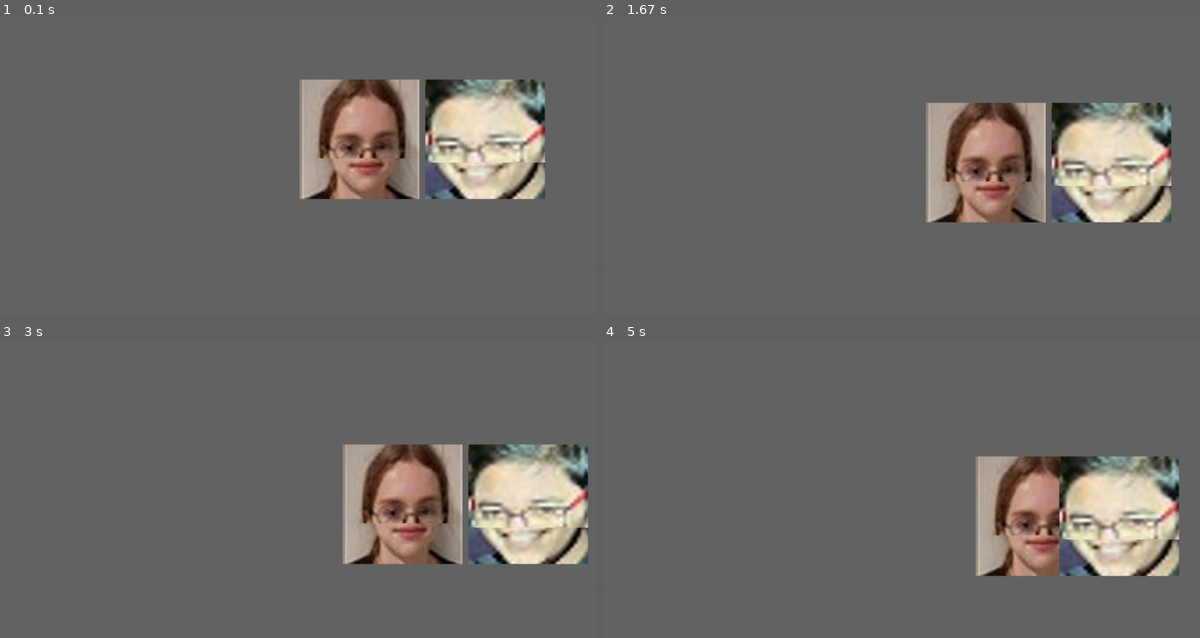
Above: before the commit, frames 1-4 (two rows, left to right).
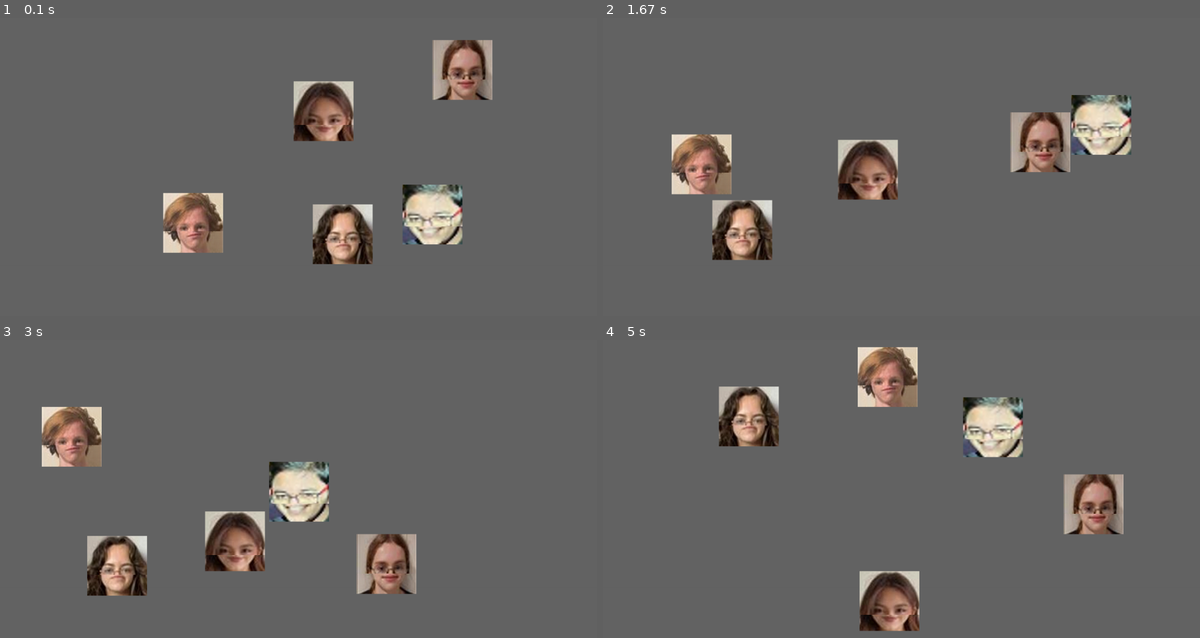
Above: after the commit, the same moments.

Repository: Fizzchimp/PyGame-Test
Game: pygame game, started from main.py
The game is run twice, just before and just after one commit, with the same random seed, the same clock (stepped at 60 frames per second) and the same inputs.
Inputs:
- Up to frame 1 (0.1 s): no input
- Up to frame 2 (1.67 s): no input
- Up to frame 3 (3 s): no input
- Up to frame 4 (5 s): no input

The runs differ from the first frame. In frame 1, 22% of the frame differs, in the area x 27-92%, y 7-83%; in frame 2, 21%; in frame 3, 24%, in the area x 6-99%, y 22-86%; in frame 4, 21%.

Commit message:
Physics finished

Diff:
--- a/main.py
+++ b/main.py
@@ -11,11 +11,11 @@
         self.screenDims = (WIDTH, HEIGHT)
         self.point = self.pos = [WIDTH / 2, HEIGHT / 2]
         self.lines = []
-        self.boxes = [Box([200,200], [500, 100], [1, 1], "03_sopie.png"),
-                      Box([200, 200], [710, 100], [1, 1], "01_krish.png")]
-                    #   Box([100, 100], [500, 100], [1, -0.25], "04_hana.png"),
-                    #   Box([100, 100], [500, 300], [1, -0.25], "05_ella.png"),
-                    #   Box([100, 100], [300, 300], [1, -0.25], "06_rob.png")]
+        self.boxes = [Box([100, 100], [700, 50], [1, -0.5], "03_sopie.png"),
+                      Box([100, 100], [700, 254], [-1, 1], "01_krish.png"),
+                      Box([100, 100], [500, 100], [-0.25, 0.25], "04_hana.png"),
+                      Box([100, 100], [500, 300], [1, 0.5], "05_ella.png"),
+                      Box([100, 100], [300, 300], [-1, -0.25], "06_rob.png")]
         pygame.display.set_icon(self.boxes[0].image)
 
 
@@ -25,23 +25,33 @@
 
 
         for i, box in enumerate(self.boxes):
+            self.colDetect(box, i)
+
+        for box in self.boxes:
             box.pos[0] += box.momtm[0]
             box.pos[1] += box.momtm[1]
             self.screen.blit(box.image, (box.pos[0], box.pos[1]))
             box.move(box.pos)
-            self.colDetect(box)
 
         pygame.display.flip()
 
-    def colDetect(self, object):
-        for box2 in self.boxes:
-            if object.colRect.colliderect(box2.colRect) and box2 != object:
-                print(object.pos, box2.pos)
+    def colDetect(self, object,  i):
+        for j, box2 in enumerate(self.boxes):
+            if object.colRect.colliderect(box2.colRect) and i != j:
 
-                if object.pos[0] >= box2.pos[0] + 200 or object.pos[0] <= box2.pos[0] - 200:
-                    object.momtm[0] *= -1
-                else:
-                    object.momtm[1]  *= -1
+                if 1 <= object.colRect.right - box2.colRect.left <= 2:
+                    object.momtm[0] = -abs(object.momtm[0])
+
+                elif 1 <= box2.colRect.right - object.colRect.left <= 2:
+                    object.momtm[0] = abs(object.momtm[0])
+
+
+                if 1 <= object.colRect.bottom - box2.colRect.top <= 2:
+                    object.momtm[1] = -abs(object.momtm[1])
+
+                elif 1 <= box2.colRect.bottom - object.colRect.top <= 2:
+                    object.momtm[1] = abs(object.momtm[1])
+
 
 
         if object.pos[0] == self.screenDims[0] - object.dims[0] or object.pos[0] == 0:
@@ -65,6 +75,6 @@
             world.running = False
 
     world.scrUpdate()
-    pygame.time.wait(40)
+    pygame.time.wait(4)
 
 pygame.quit()
